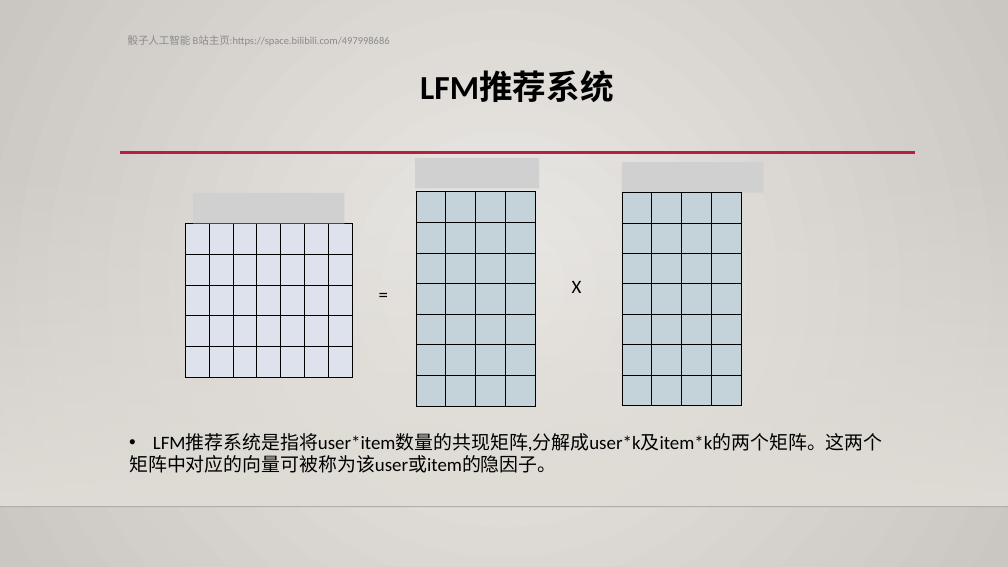
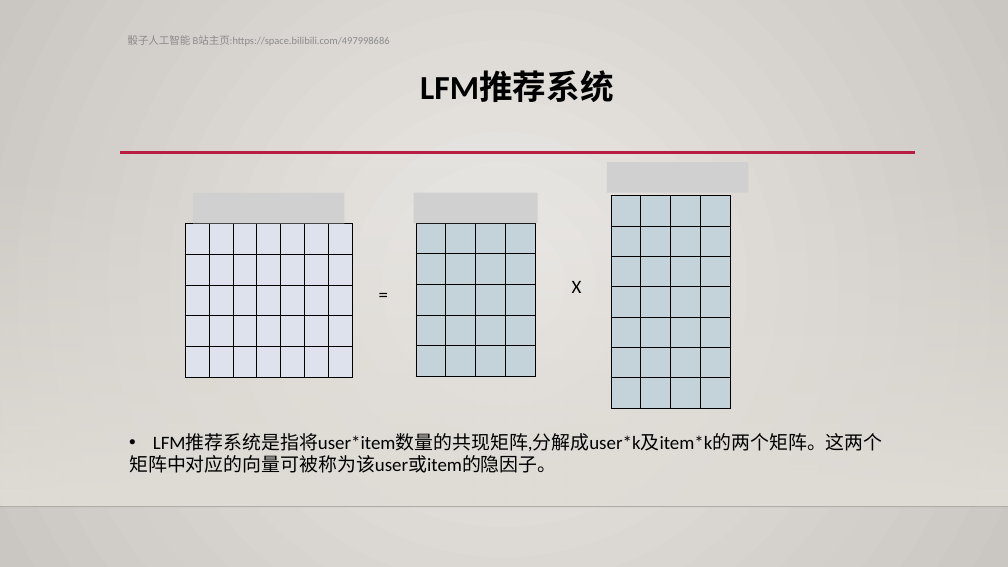
Before and after one commit to rexrex9/SVD_ALS_recommendation_system, a slide deck: slide 5 of SVD与LFM推荐系统.pptx. Drawn at 1008x567 pixels with LibreOffice and Linux fonts; fonts in the diff are those of the drawing; grey boxes stand for pictures; background and template pictures are left out. Boxes give left, top, right and bottom in pixels: in the first picture for what was removed or moved away, otherwise in the second. Text is boxed around its words. In the diff, an @@ line names an element or a change of style, - is before the commit and + after.

```diff
--- a/SVD与LFM推荐系统.pptx
+++ b/SVD与LFM推荐系统.pptx
@@ picture removed at [415,158,539,188] @@
@@ picture: place and size @@
-picture at [622,162,764,192]
+picture at [607,162,749,192]
@@ picture added at [414,193,538,223] @@
@@ table: place and size @@
-table at [622,193,740,405]
+table at [611,196,729,408]
@@ table at [416,223,534,375] @@
-row 6:  |  |  | 
-row 7:  |  |  | 
@@ table: place and size @@
-table at [416,192,534,405]
+table at [416,223,534,375]
```
Also in this commit, not shown: 3 other slides changed, 6 other files.
